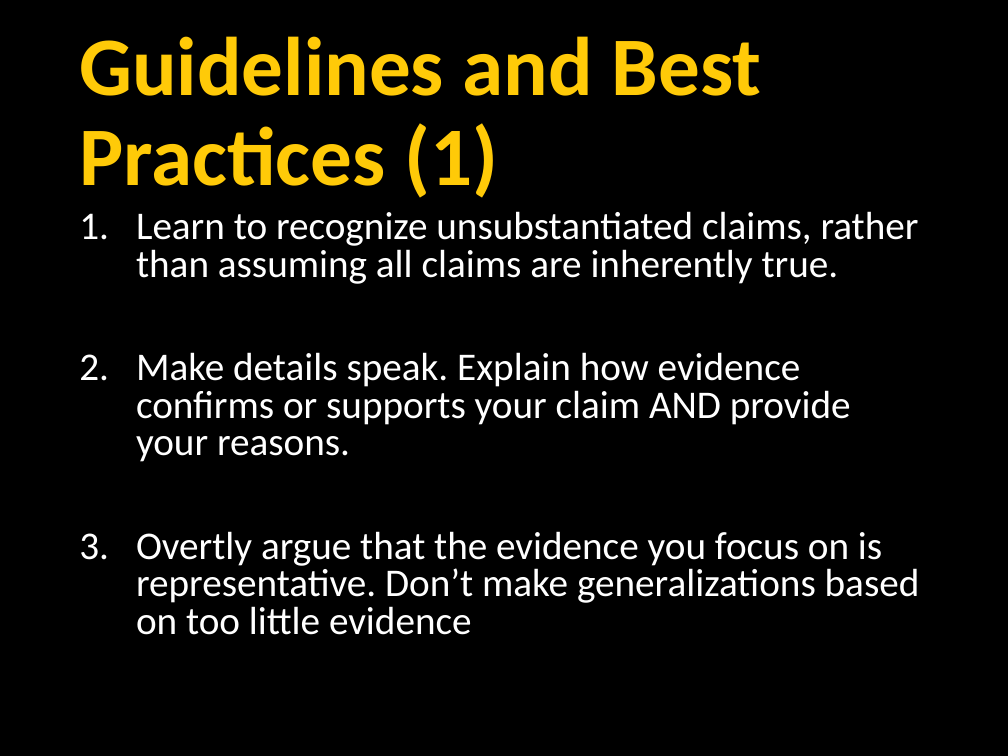
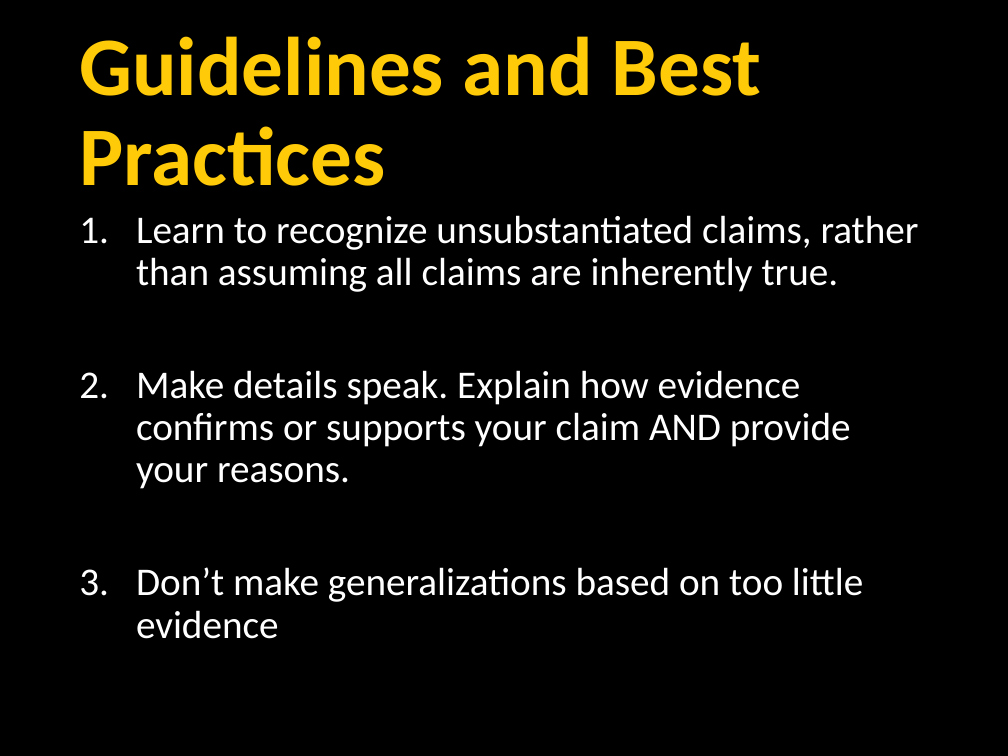
Before and after one commit to npm27/Teaching-Materials, a slide deck: slide 46 of Writing Fall 23/Slides/7 Week 7 -- Analyzing Evidence and Interpretting Results.pptx (slide 57 before the commit). Drawn at 1008x756 pixels with LibreOffice and Linux fonts; fonts in the diff are those of the drawing. Boxes give left, top, right and bottom in pixels: in the first picture for what was removed or moved away, otherwise in the second. Text is boxed around its words. In the diff, an @@ line names an element or a change of style, - is before the commit and + after.

```diff
--- a/Writing Fall 23/Slides/7 Week 7 -- Analyzing Evidence and Interpretting Results.pptx
+++ b/Writing Fall 23/Slides/7 Week 7 -- Analyzing Evidence and Interpretting Results.pptx
@@ title at [79,36,761,186]: text changed @@
-Guidelines and Best Practices (1)
+Guidelines and Best Practices
@@ text at [136,215,919,489]: line spacing 0.8 to 0.9 @@
@@ text at [136,567,863,639]: text changed @@
-3. Overtly argue that the evidence you focus on is representative. Don’t make generalizations based on too little evidence
+3. Don’t make generalizations based on too little evidence
```
Also in this commit, not shown: 16 other slides changed, 12 slides removed, 2 other files.
